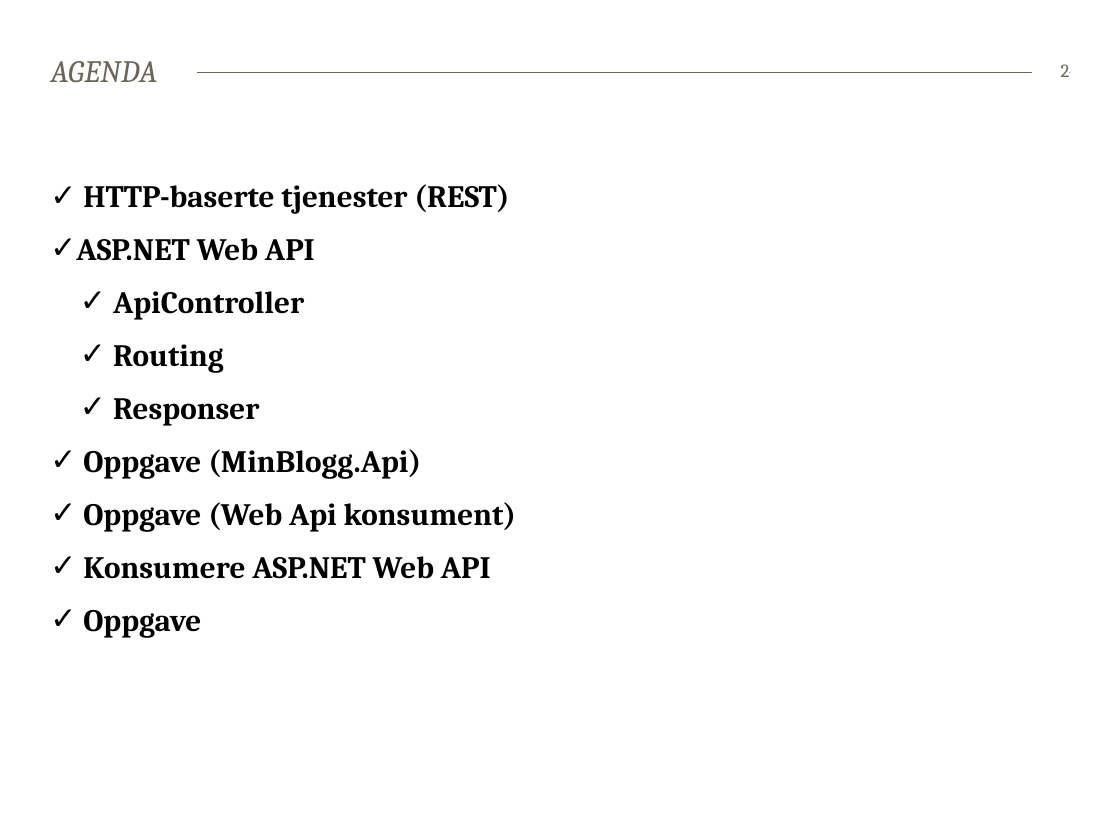
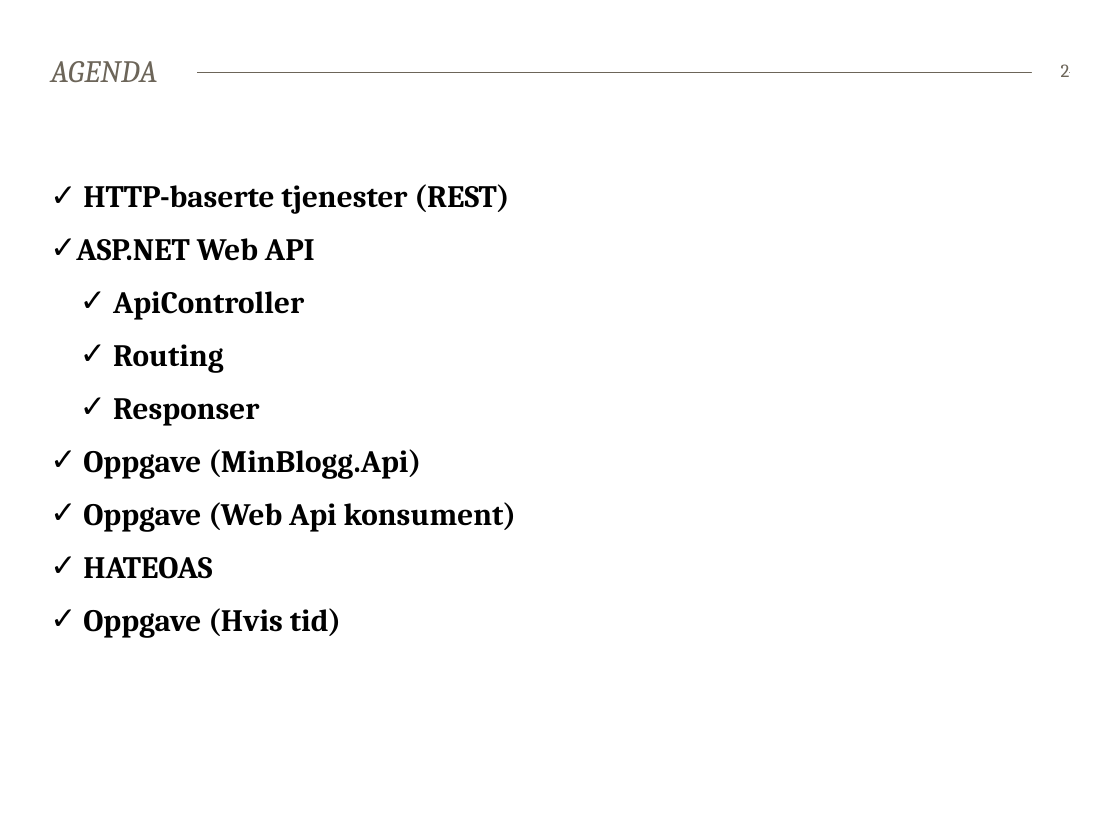
Before and after one commit to bekk/dotnetkurs, a slide deck: slide 2 of webapi/WebAPI.pptx. Drawn at 1120x840 pixels with LibreOffice and Linux fonts; fonts in the diff are those of the drawing. Boxes give left, top, right and bottom in pixels: in the first picture for what was removed or moved away, otherwise in the second. Text is boxed around its words. In the diff, an @@ line names an element or a change of style, - is before the commit and + after.

```diff
--- a/webapi/WebAPI.pptx
+++ b/webapi/WebAPI.pptx
@@ text at bbox=[83, 557, 341, 637]: text changed @@
-✓ Konsumere ASP.NET Web API
-✓ Oppgave
+✓ HATEOAS
+✓ Oppgave (Hvis tid)
```
Also in this commit, not shown: 3 other slides changed, 1 slide added, 13 other files.
